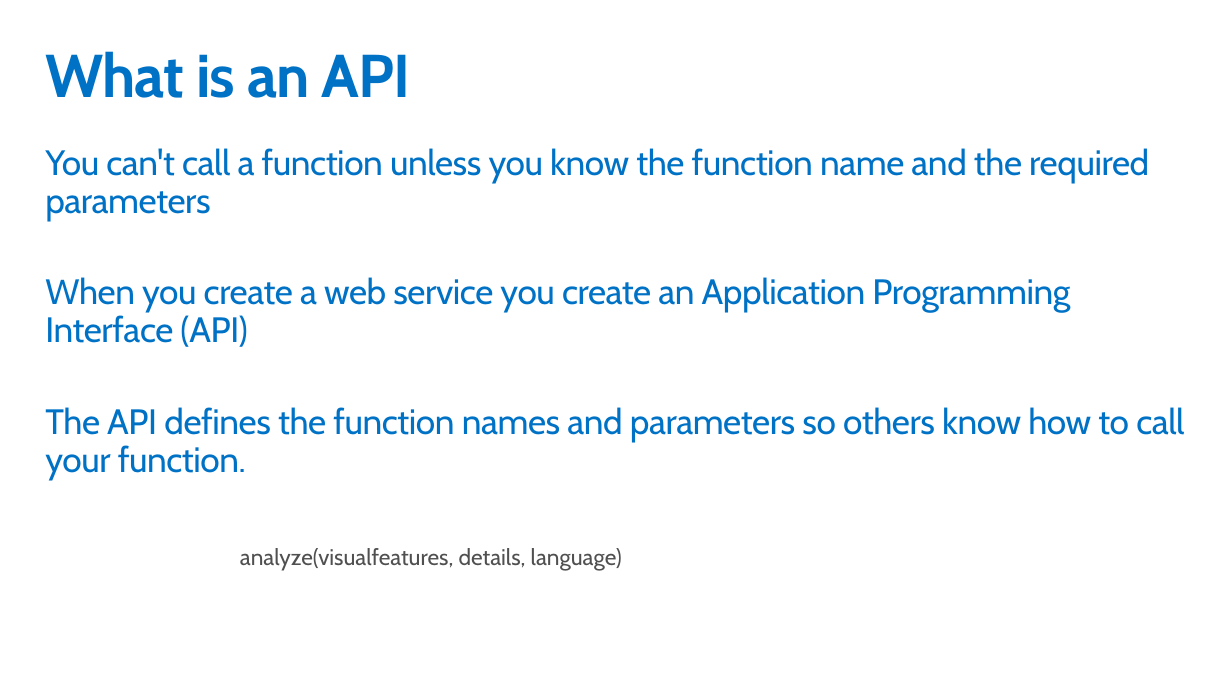
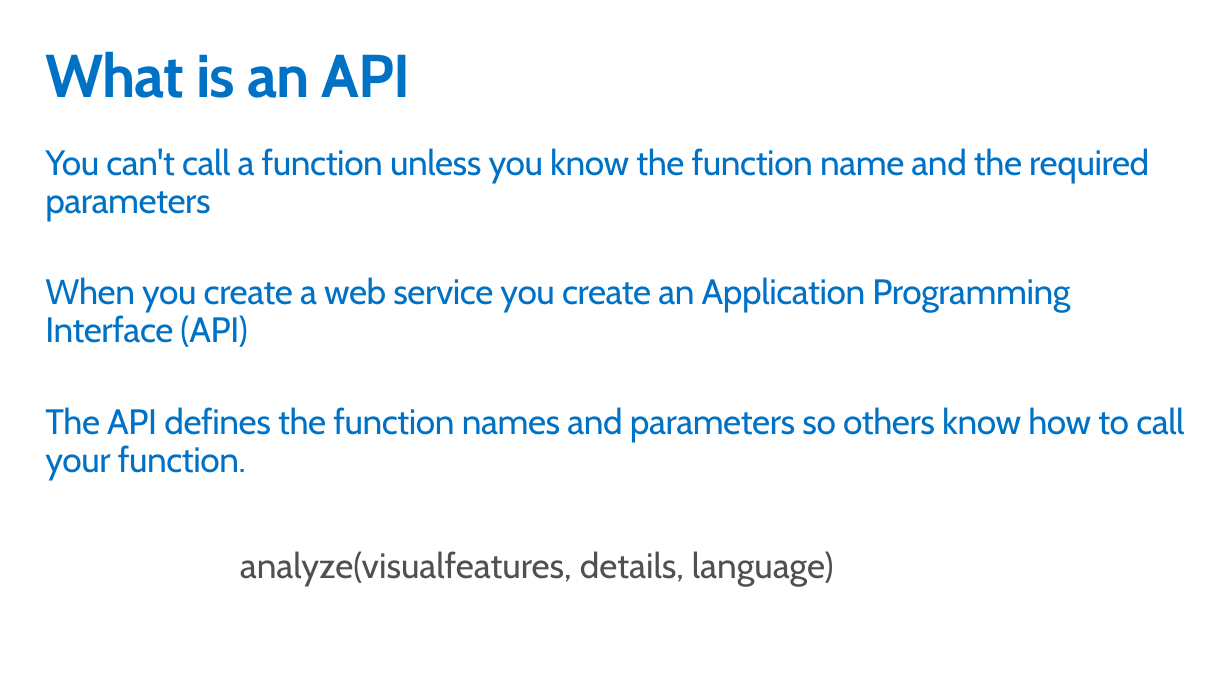
Before and after one commit to GeekTrainer/python-getting-started, a slide deck: slide 3 of Slides/16 - CallingAPI.pptx. Drawn at 1232x693 pixels with LibreOffice and Linux fonts; fonts in the diff are those of the drawing. Boxes give left, top, right and bottom in pixels: in the first picture for what was removed or moved away, otherwise in the second. Text is boxed around its words. In the diff, an @@ line names an element or a change of style, - is before the commit and + after.

```diff
--- a/Slides/16 - CallingAPI.pptx
+++ b/Slides/16 - CallingAPI.pptx
@@ text "analyze(visualfeatures, details, language)" at (240,551,834,586): size 18 to 28 pt @@
```
Also in this commit, not shown: 4 other slides changed, 5 other files.
